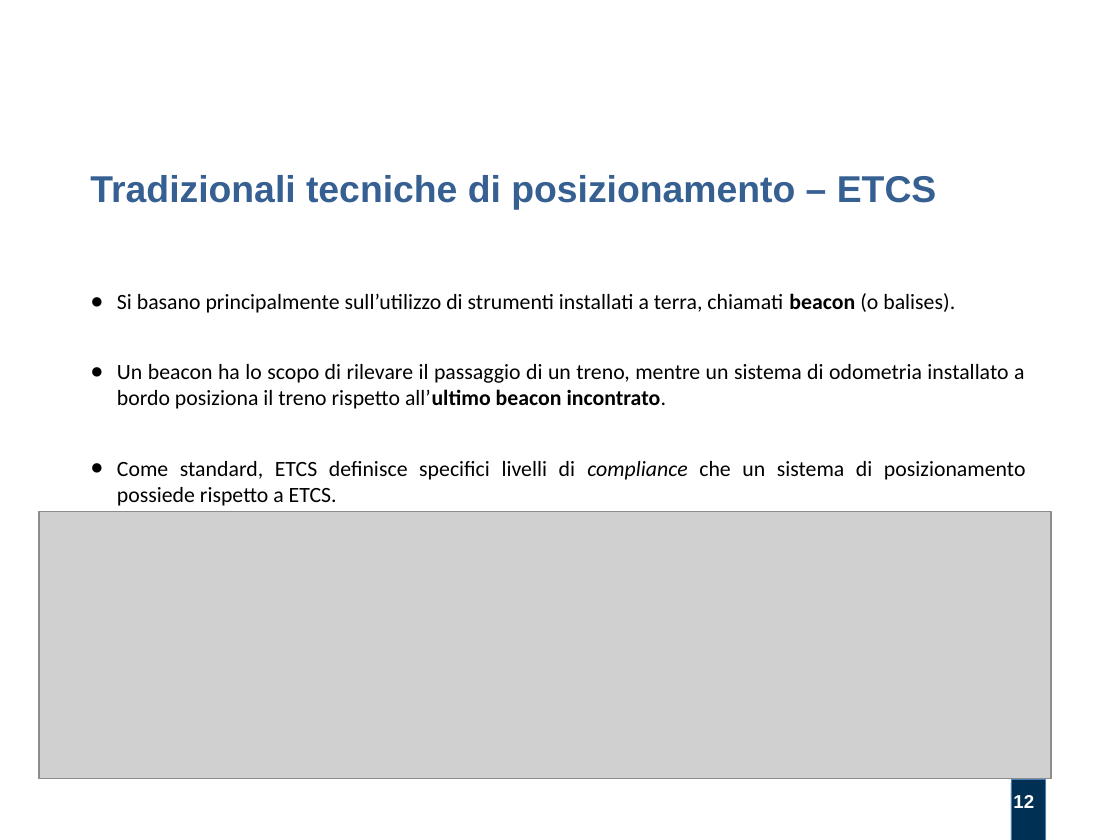
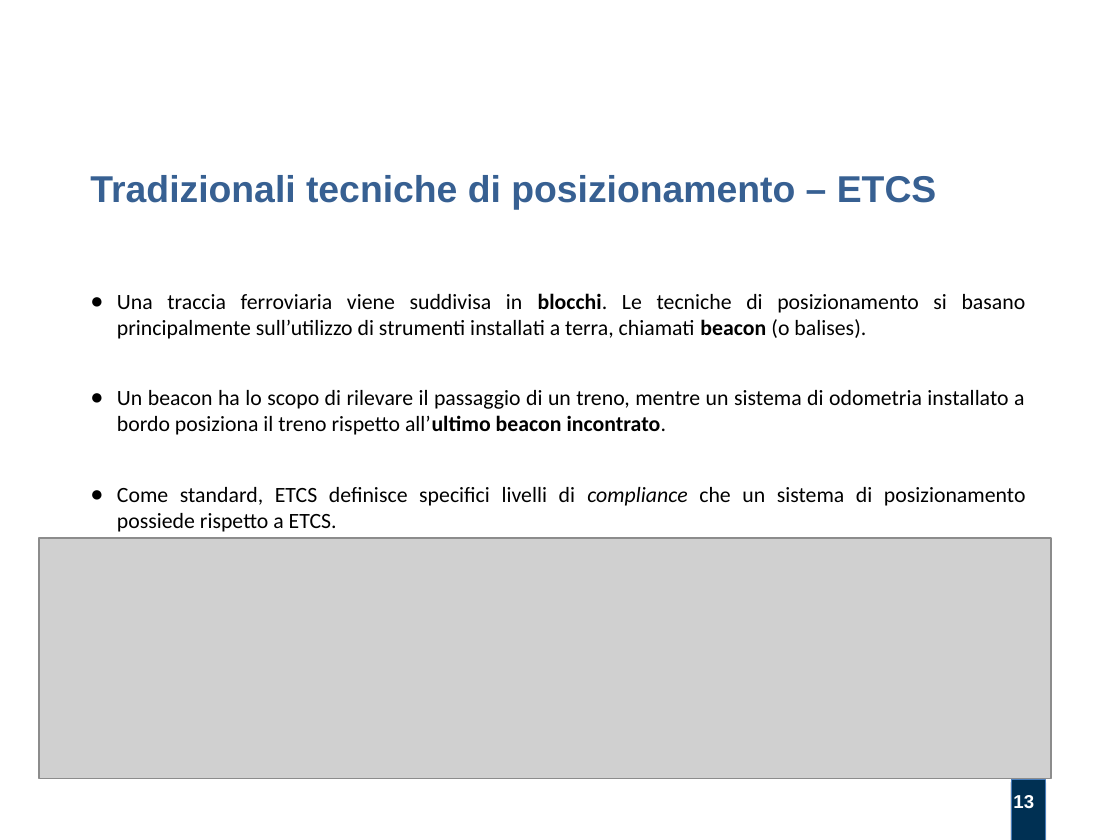
Before and after one commit to alexfoglia1/thesis, a slide deck: slide 13 of Slides/slides.odp (slide 12 before the commit). Drawn at 1120x840 pixels with LibreOffice and Linux fonts; fonts in the diff are those of the drawing; grey boxes stand for pictures; background and template pictures are left out. Boxes give left, top, right and bottom in pixels: in the first picture for what was removed or moved away, otherwise in the second. Text is boxed around its words. In the diff, an @@ line names an element or a change of style, - is before the commit and + after.

```diff
--- a/Slides/slides.odp
+++ b/Slides/slides.odp
@@ text at [117,293,1026,339]: text changed @@
-● Si basano principalmente sull’utilizzo di strumenti installati a terra, chiamati beacon (o balises).
+● Una traccia ferroviaria viene suddivisa in blocchi. Le tecniche di posizionamento si basano principalmente sull’utilizzo di strumenti installati a terra, chiamati beacon (o balises).
@@ picture: place and size @@
-picture at [39,512,1052,778]
+picture at [39,538,1052,778]
@@ page number at [1013,795,1034,809]: text changed @@
-12
+13
```
Also in this commit, not shown: 3 other slides changed, 4 slides added, 2 other files.
